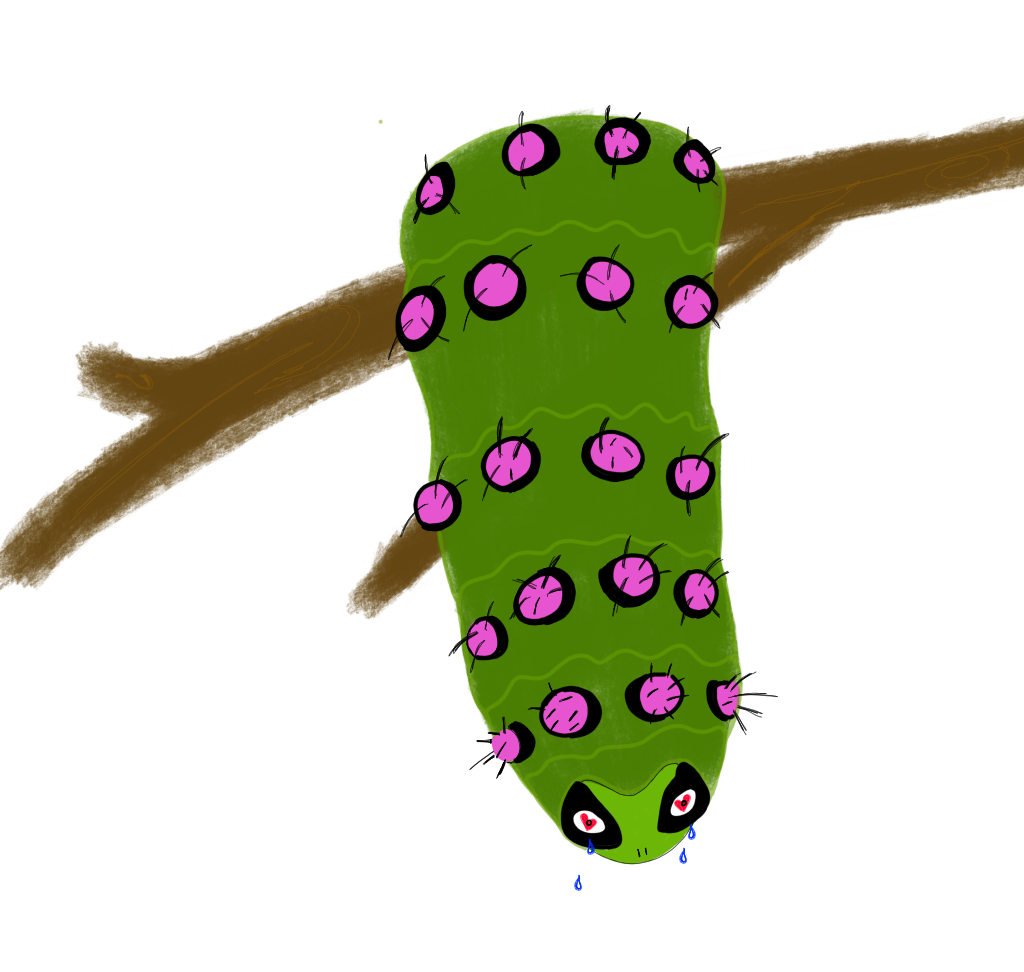
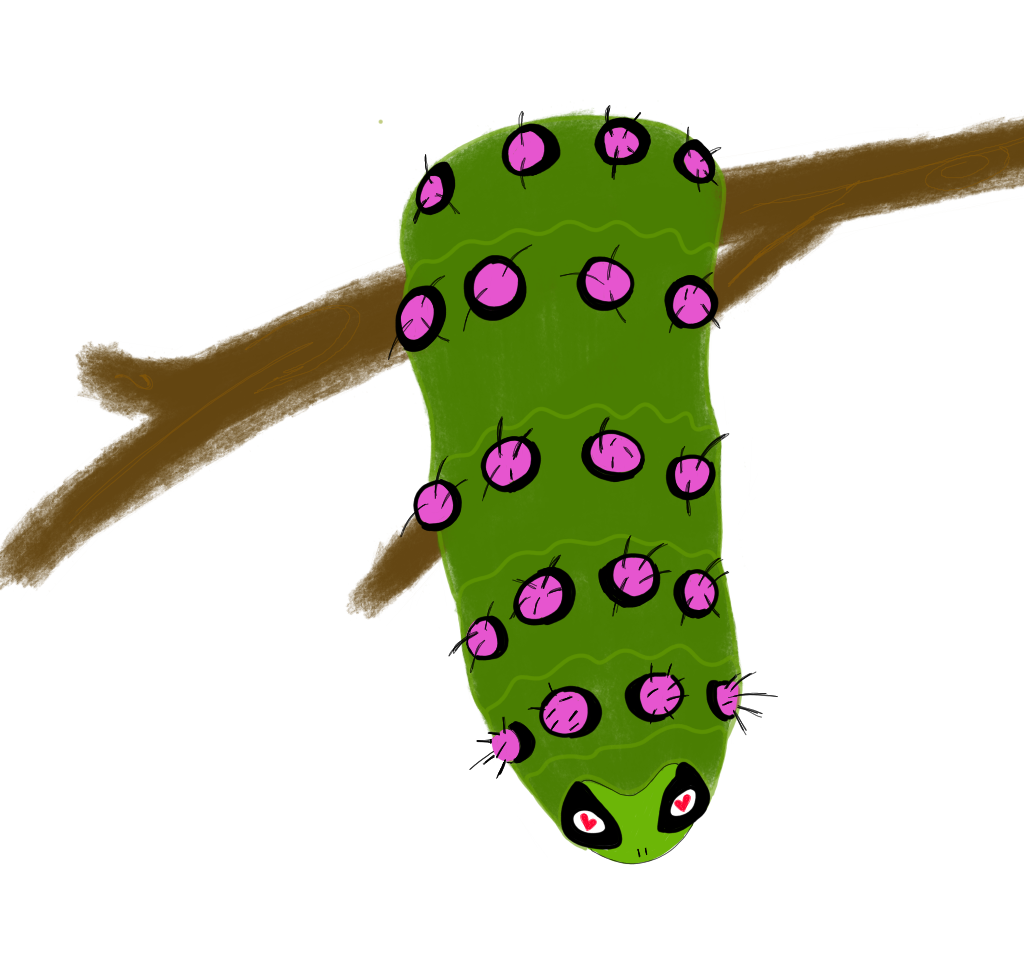
Layers edited between the first and the second (1024, 972) image:
hid "Paint Layer 9", painted on it over left=574, top=800, right=696, bottom=891
painted on "Paint Layer 3" over left=574, top=800, right=696, bottom=891
painted on "Paint Layer 5" over left=574, top=800, right=696, bottom=891
